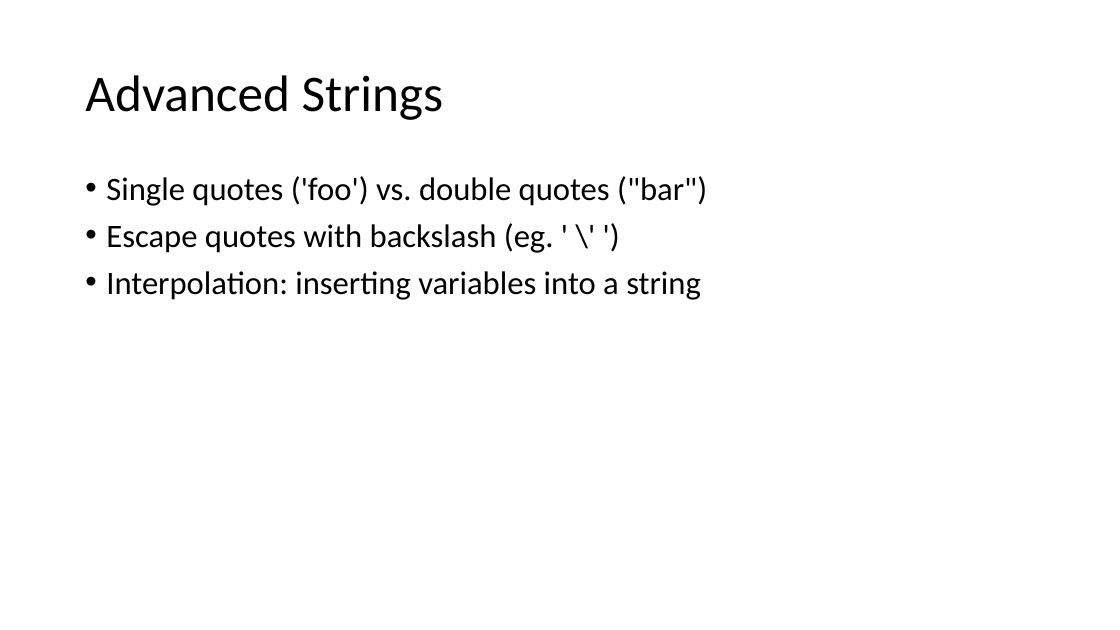
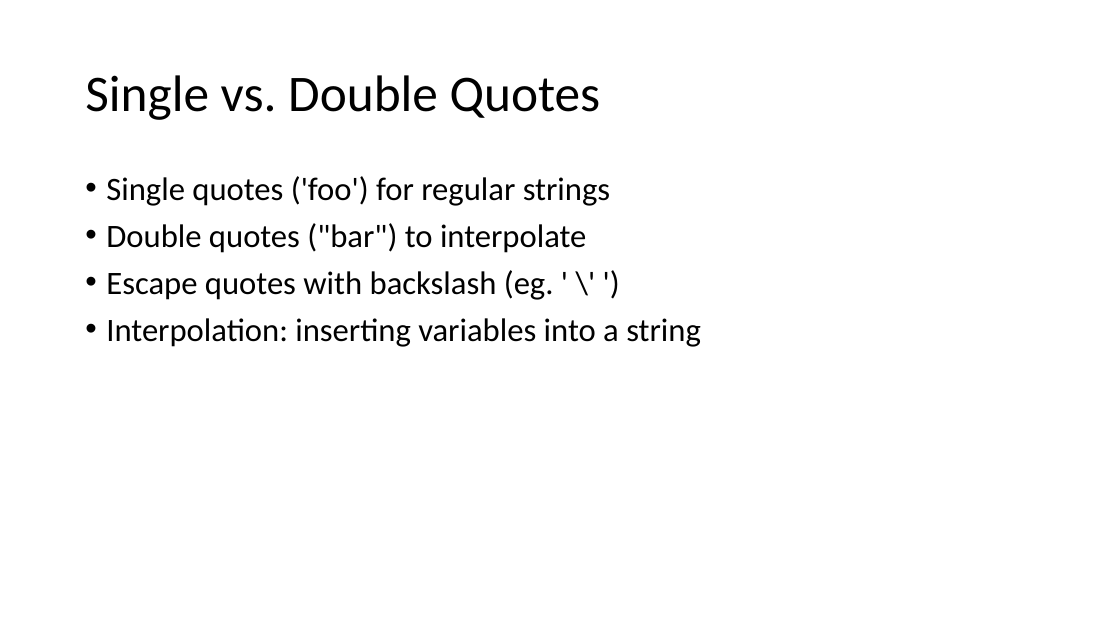
Before and after one commit to PHPEmbark/curriculum, a slide deck: slide 19 of course/1 - Basic Programming/Basics Of Programming.pptx (slide 16 before the commit). Drawn at 1120x630 pixels with LibreOffice and Linux fonts; fonts in the diff are those of the drawing. Boxes give left, top, right and bottom in pixels: in the first picture for what was removed or moved away, otherwise in the second. Text is boxed around its words. In the diff, an @@ line names an element or a change of style, - is before the commit and + after.

```diff
--- a/course/1 - Basic Programming/Basics Of Programming.pptx
+++ b/course/1 - Basic Programming/Basics Of Programming.pptx
@@ title at [85, 75, 601, 120]: text changed @@
-Advanced Strings
+Single vs. Double Quotes
@@ text at [106, 176, 610, 253]: text changed @@
-• Single quotes ('foo') vs. double quotes ("bar")
+• Single quotes ('foo') for regular strings
+• Double quotes ("bar") to interpolate
```
Also in this commit, not shown: 3 other slides changed, 1 slide added, 1 slide removed.
